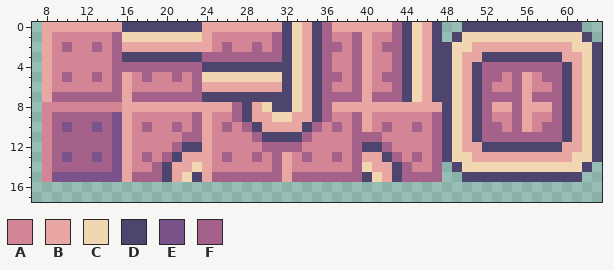
One commit to this pixel-art sprite: TowerOfDreams/sprites/sWood/29f7c209-5a43-4d19-8381-dcb9d7866e5c.png. That is the earlier state.
The file is 64x64 pixels. Shown: x 7..63, y 0..17.
Palette (. is transparent): A #d38595  B #e9a7a3  C #f0d7b1  D #4d456d  E #795389  F #a4628a
Pixels before, first column x 8:
 0 BBBBBBBBDDDDDDDDBBBBBBBBDCBDFBBBBBBFDCBD..DDDDDDDDDDDD..
 1 BAAAAAAFCCCCCCCCBAAAAAAFDCBDFAAFBAAFDCBD.DCCCCCCCCCCCCD.
 2 BAFAAFAFBBBBBBBBBAFAAFAFDCBDFFAFBAFFDCBDDCCBBBBBBBBBBCCD
 3 BAAAAAAFDDDDDDDDFFFFFFFFDCBDFAAFBAAFDCBDDCBBDDDDDDDDBBCD
 4 BAAAAAAFFFFFFFFFDDDDDDDDDCBDFAAFBAAFDCBDDCBDFFFFFFFFDBCD
 5 BAFAAFAFBAFAAFAFCCCCCCCCDCBDFFAFBAFFDCBDDCBDFFAFBAFFDBCD
 6 BAAAAAAFBAAAAAAFBBBBBBBBDCBDFAAFBAAFDCBDDCBDFAAFBAAFDBCD
 7 BFFFFFFFBFFFFFFFDDDDDDDDDCBDFFFFBFFFDCBDDCBDFFFFBFFFDBCD
 8 AAAAAAAABBBBBBBBBBBFDBCDDCBDFBBBBBBBBBBBDCBDFBBFBBBFDBCD
 9 AFFFFFFEBAAAAAAFBAAFDBBCCBBDFAAFBAAAAAAFDCBDFAAFBAAFDBCD
10 AFEFFEFEBAFAAFAFBAFAFDBBBBDFAFAFBAFAAFAFDCBDFFAFBAFFDBCD
11 AFFFFFFEBAAAAAFFBAAAAFDDDDFAAAAFFFAAAAAFDCBDFFFFFFFFDBCD
12 AFFFFFFEBAAAAFDDBAAAAAFFFFAAAAAFDDFAAAAFDCBBDDDDDDDDBBCD
13 AFEFFEFEBAFAFDBBBAFAAFAFBAFAAFAFBBDFAFAFDCCBBBBBBBBBBCCD
14 AFFFFFFEBAAFDBBCBAAAAAAFBAAAAAAFCBBDFAAF.DCCCCCCCCCCCCD.
15 AEEEEEEEBFFFDBCDBFFFFFFFBFFFFFFFDCBDFFFF..DDDDDDDDDDDD..
Once edited:
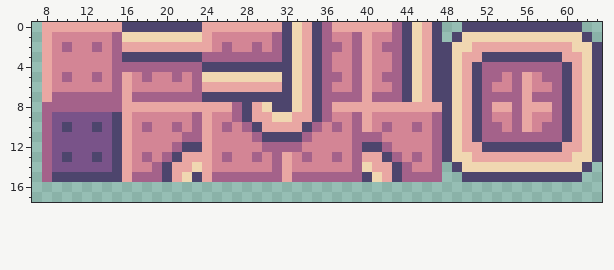
Difference:
Colour E becomes colour D in row 9 at x 15; in row 10 at x 10, 13 and 15; in rows 11 to 12 at x 15; in row 13 at x 10, 13 and 15; in row 14 at x 15; in row 15 at x 9 to 15.
Colour F becomes colour E in row 9 at x 9 to 14; in row 10 at x 9, 11 to 12 and 14; in rows 11 to 12 at x 9 to 14; in row 13 at x 9, 11 to 12 and 14; in row 14 at x 9 to 14.
Colour A becomes colour F in row 8 at x 8 to 15; in rows 9 to 15 at x 8.
Pixel boxes of the changes (left, top, right, bottom) in both pictures:
changed: (42, 102, 122, 182)
